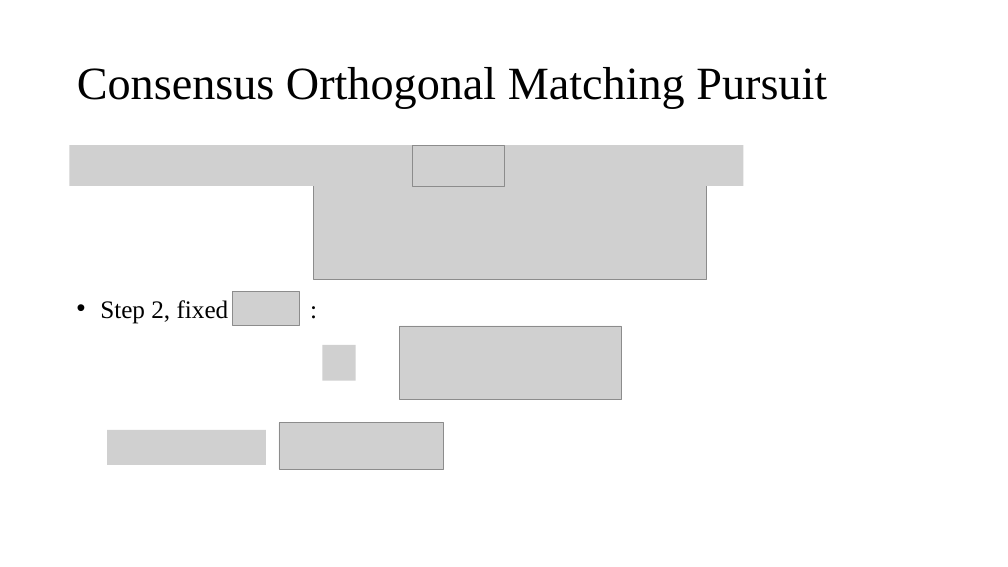
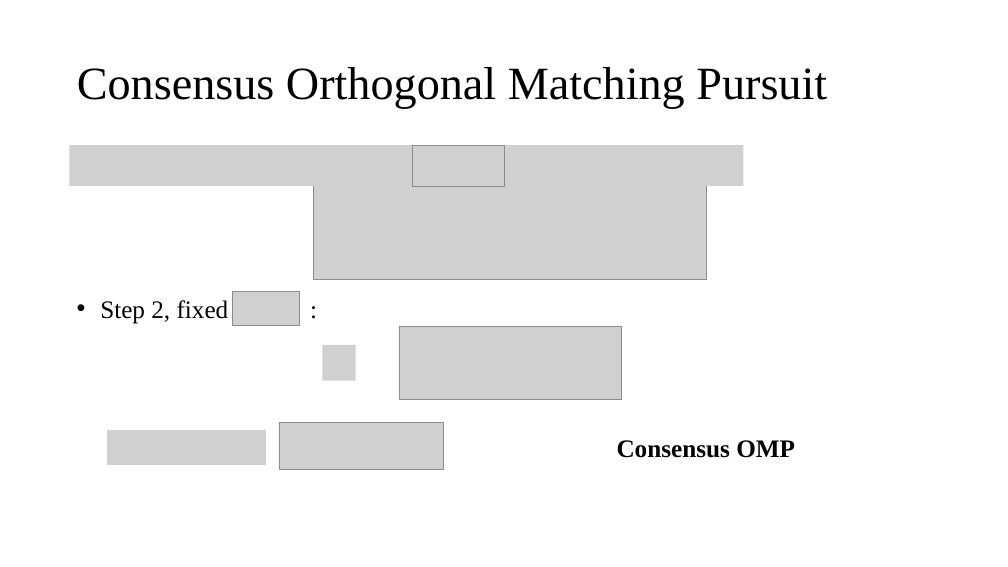
Before and after one commit to charloe2000/charloe2000.github.io, a slide deck: slide 15 of 2021/07/17/Chen_Stochastic_Sparse_Subspace_Clustering_CVPR_2020_paper/Presentation.pptx. Drawn at 1008x567 pixels with LibreOffice and Linux fonts; fonts in the diff are those of the drawing; grey boxes stand for pictures. Boxes give left, top, right and bottom in pixels: in the first picture for what was removed or moved away, otherwise in the second. Text is boxed around its words. In the diff, an @@ line names an element or a change of style, - is before the commit and + after.

```diff
--- a/2021/07/17/Chen_Stochastic_Sparse_Subspace_Clustering_CVPR_2020_paper/Presentation.pptx
+++ b/2021/07/17/Chen_Stochastic_Sparse_Subspace_Clustering_CVPR_2020_paper/Presentation.pptx
@@ text added at bbox=[617, 440, 795, 458], 24 pt, text #000000, bold @@
+Consensus OMP
```
Also in this commit, not shown: 4 other slides changed, 3 other files.
